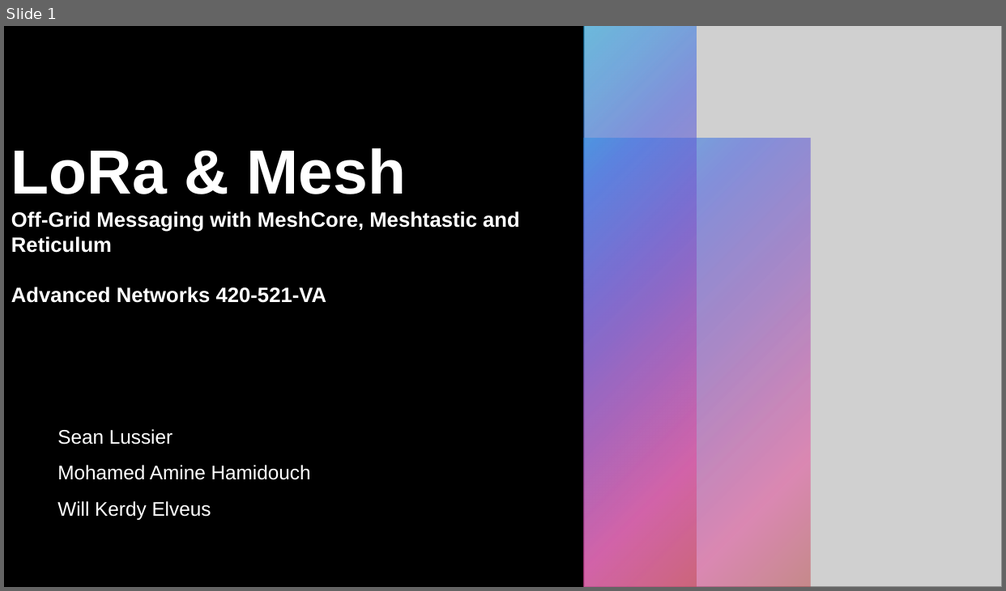
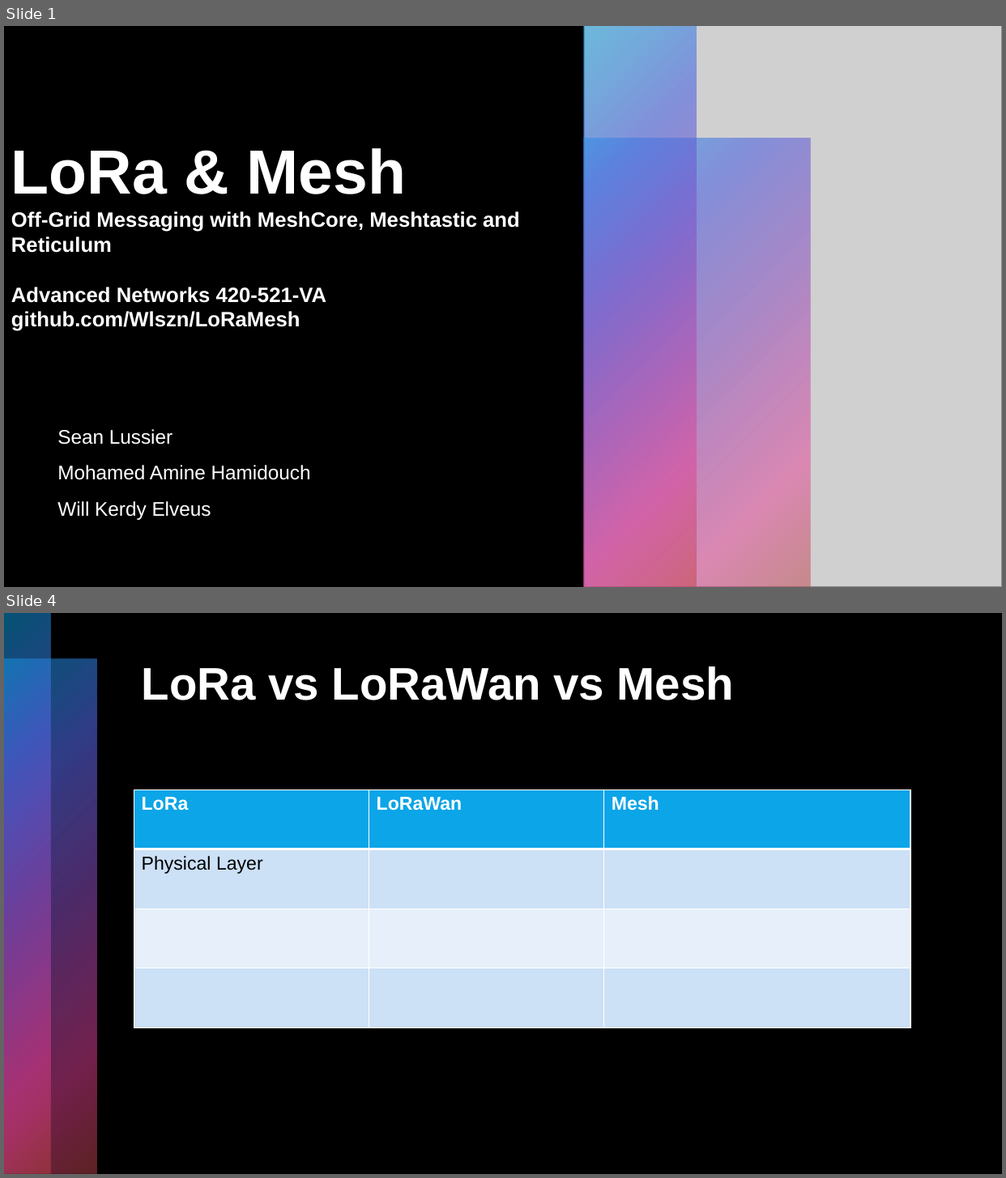
Before and after one commit to Wlszn/LoRaMesh, a slide deck: slides/LoRaPresentation.pptx. Shown one above the other, each under a label of ours: slide 1 before the commit, slides 1 and 4 after it; the slides between them are not shown. The pictures are 1006x591 and 1006x1178 pixels, drawn with LibreOffice and Linux fonts; fonts in the diff are those of the drawing; grey boxes stand for pictures. Boxes give left, top, right and bottom in pixels: in the first picture for what was removed or moved away, otherwise in the second. Text is boxed around its words. In the diff, an @@ line names an element or a change of style, - is before the commit and + after.

```diff
--- a/slides/LoRaPresentation.pptx
+++ b/slides/LoRaPresentation.pptx
@@ slide 4 added at (4,613,1002,1174), background #000000 @@
@@ rectangle added at (4,613,50,1174), fill gradient #0BA5E8 to #5066E1 to #894EC0 to #E54196 to #BE4449 @@
@@ rectangle added at (4,659,97,1174), fill gradient #0BA5E8 to #5066E1 to #894EC0 to #E54196 to #BE4449 @@
@@ title added at (142,666,734,700), 44 pt, text #FFFFFF, bold @@
+LoRa vs LoRaWan vs Mesh
@@ table added at (134,790,911,1028), 4 rows, 3 columns @@
+LoRa | LoRaWan | Mesh
+Physical Layer |  | 
+ |  | 
+ |  | 
@@ slide 1 changed as well @@
@@ title at (11,148,520,331): text changed @@
-LoRa & Mesh
-Off-Grid Messaging with MeshCore, Meshtastic and Reticulum
-Advanced Networks 420-521-VA
+LoRa & Mesh
+Off-Grid Messaging with MeshCore, Meshtastic and Reticulum
+Advanced Networks 420-521-VA
+github.com/Wlszn/LoRaMesh
```
Also in this commit, not shown: 5 other slides added.
